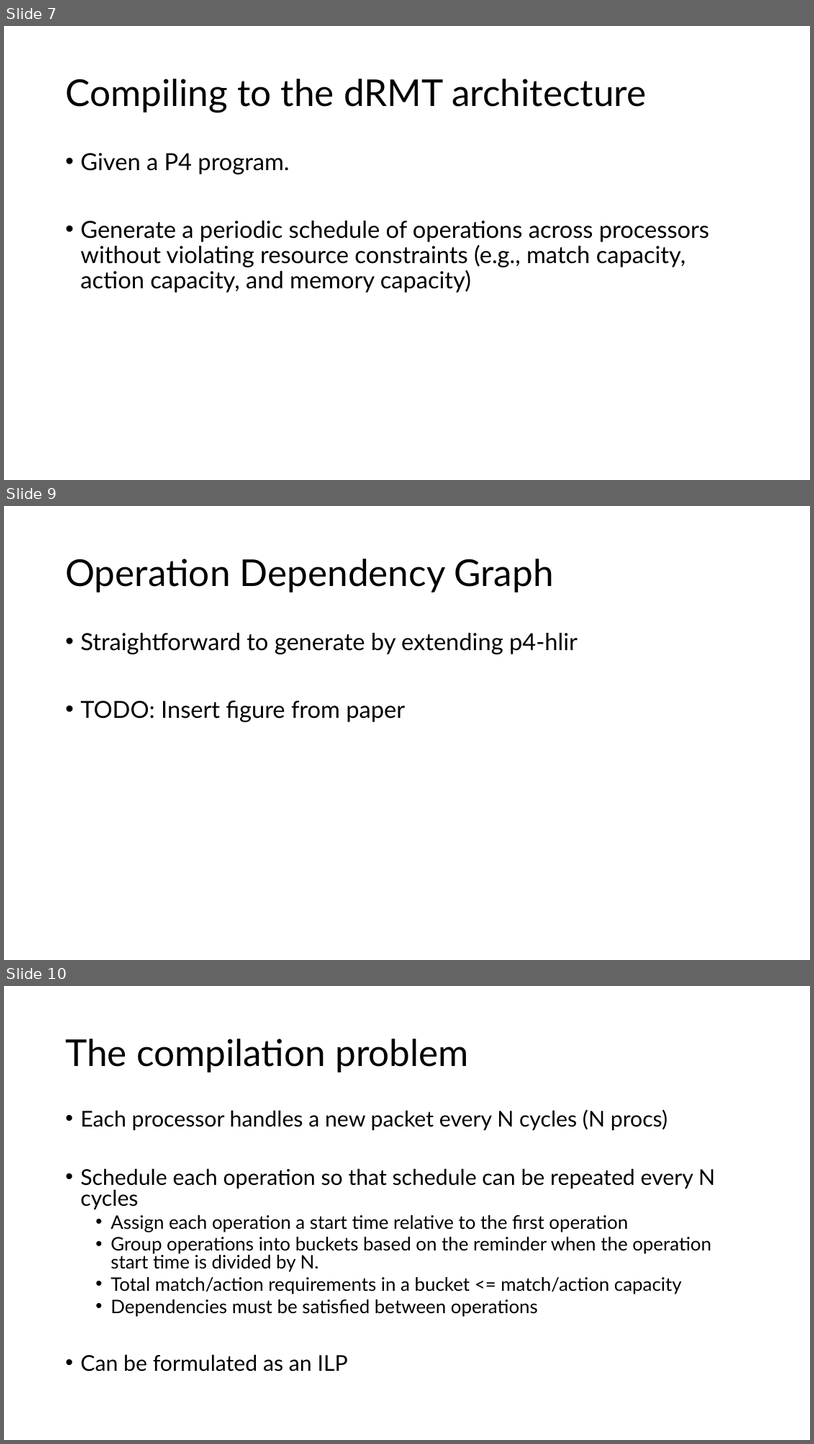
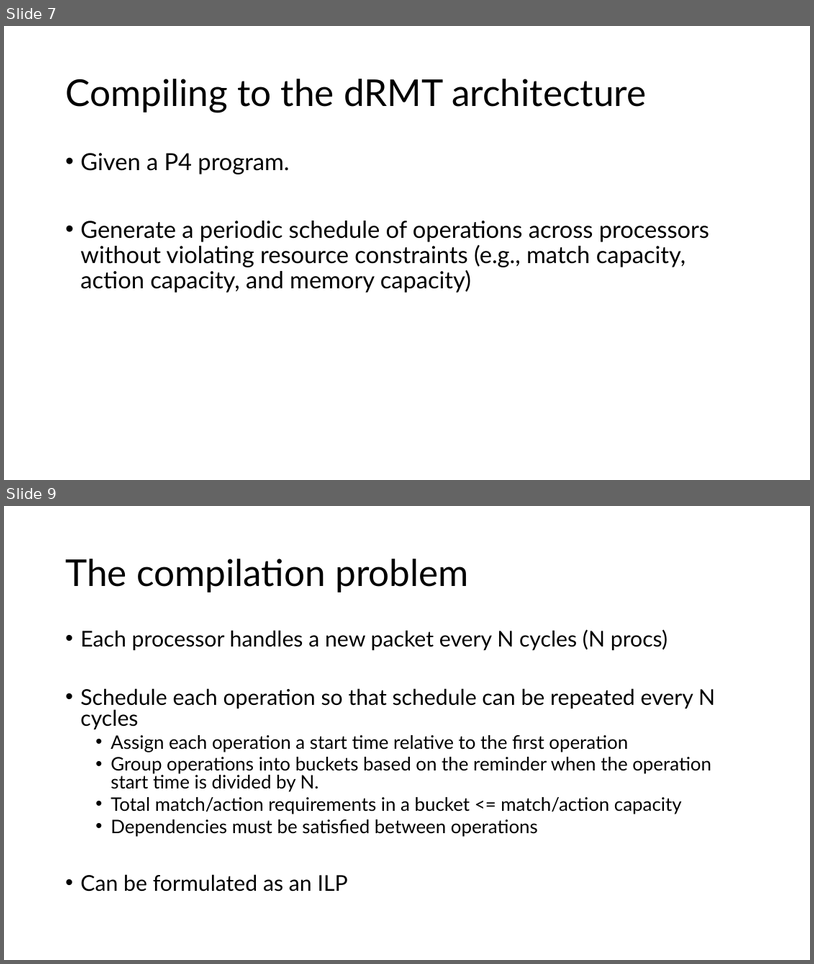
Before and after one commit to anirudhSK/drmt_talk, a slide deck: drmt.pptx. Shown one above the other, each under a label of ours: slides 7, 9 and 10 before the commit, slides 7 and 9 after it; the slides between them are not shown. The pictures are 814x1444 and 814x964 pixels, drawn with LibreOffice and Linux fonts; fonts in the diff are those of the drawing. Boxes give left, top, right and bottom in pixels: in the first picture for what was removed or moved away, otherwise in the second. Text is boxed around its words. In the diff, an @@ line names an element or a change of style, - is before the commit and + after.

```diff
--- a/drmt.pptx
+++ b/drmt.pptx
@@ slide 9 removed at (x1=4, y1=506, x2=810, y2=960), background #FFFFFF @@
@@ title removed at (x1=65, y1=559, x2=553, y2=592) @@
-Operation Dependency Graph
@@ text removed at (x1=80, y1=633, x2=578, y2=722) @@
-• Straightforward to generate by extending p4-hlir
-• TODO: Insert figure from paper
@@ what was slide 10 is now slide 9 @@
```
Also in this commit, not shown: 3 slides changed, 13 slides added, 3 other slides removed.
